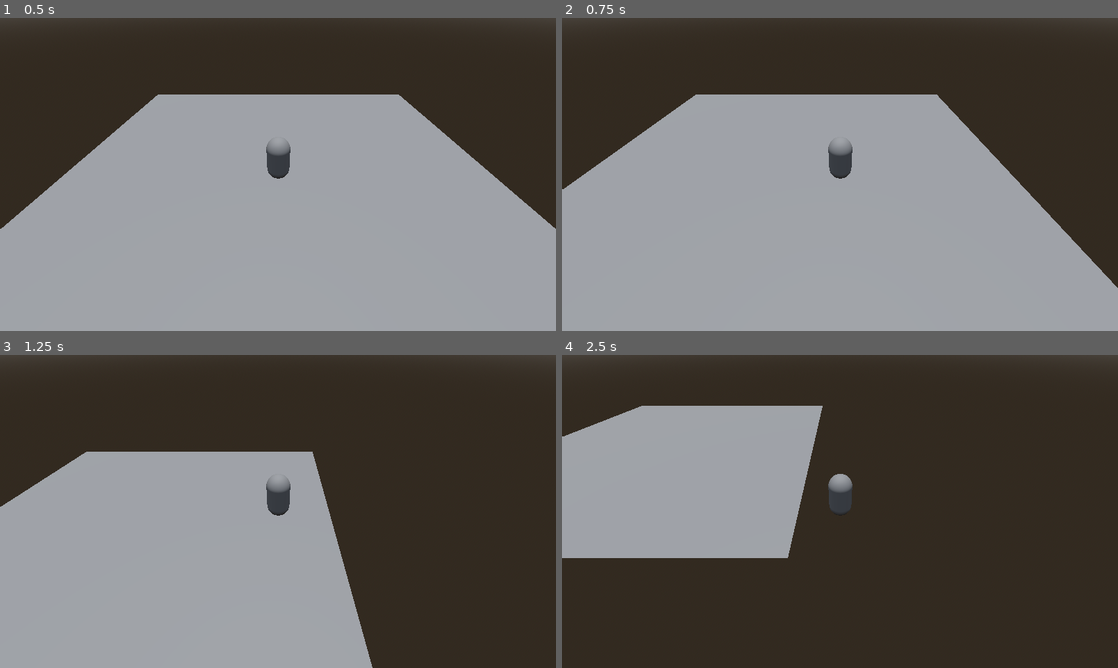
Above: before the commit, frames 1-4 (two rows, left to right).
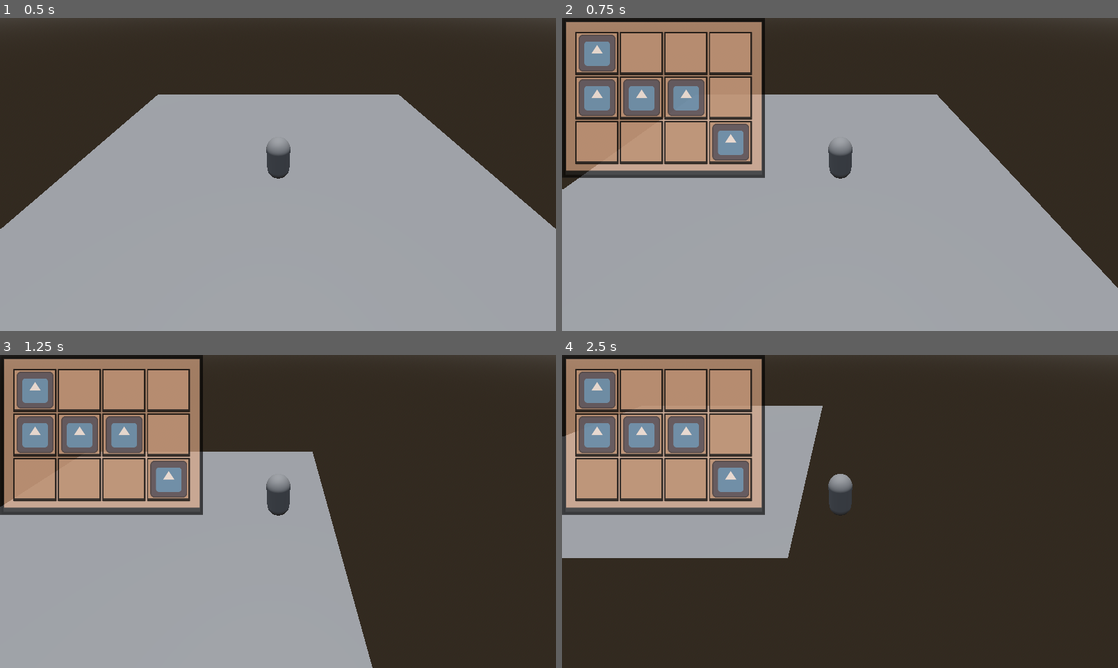
Above: after the commit, the same moments.

Repository: Alexoga9/3D3HJam
Game: Godot game, scene res://Nodes/Piso.tscn
Two runs of this game, one before a commit and one after it. Both use one fixed random seed, a clock stepped at 60 frames per second and the inputs below. The engine's default icon, where the game draws it, is replaced by a stand-in: a white triangle on a blue panel in a dark square.
Inputs:
- Up to frame 1 (0.5 s): no input
- Up to frame 2 (0.75 s): hold D (derecha) from 0.53 s (still down); tap Tab (tab, bound only after the commit) at 0.6 s
- Up to frame 3 (1.25 s): keep holding D (derecha); tap Space (salto) at 0.77 s
- Up to frame 4 (2.5 s): release D (derecha) at 1.28 s; hold S (abajo) 1.28-2.03 s; tap Tab (tab, bound only after the commit) at 1.35, 2.1 s; tap Space (salto) at 1.52 s; hold D (derecha) from 2.03 s (still down)

Frame 1 is identical in both runs. In frame 2, 17% of the frame differs, in the area x 0-37%, y 0-52%; in frame 3, 17%; in frame 4, 18%.

Commit message:
Inventario 1
Las bases del inventario

Diff:
--- /dev/null
+++ b/Assets/Texturas_de_prueba/rect1.svg
@@ -0,0 +1,58 @@
+<?xml version="1.0" encoding="UTF-8" standalone="no"?>
+<!-- Created with Inkscape (http://www.inkscape.org/) -->
+
+<svg
+   width="97.895828mm"
+   height="97.895836mm"
+   viewBox="0 0 97.895828 97.895836"
+   version="1.1"
+   id="svg1"
+   xmlns:inkscape="http://www.inkscape.org/namespaces/inkscape"
+   xmlns:sodipodi="http://sodipodi.sourceforge.net/DTD/sodipodi-0.dtd"
+   xmlns="http://www.w3.org/2000/svg"
+   xmlns:svg="http://www.w3.org/2000/svg">
+  <sodipodi:namedview
+     id="namedview1"
+     pagecolor="#ffffff"
+     bordercolor="#000000"
+     borderopacity="0.25"
+     inkscape:showpageshadow="2"
+     inkscape:pageopacity="0.0"
+     inkscape:pagecheckerboard="0"
+     inkscape:deskcolor="#d1d1d1"
+     inkscape:document-units="mm"
+     inkscape:export-bgcolor="#ffffff00" />
+  <defs
+     id="defs1" />
+  <g
+     inkscape:label="Capa 1"
+     inkscape:groupmode="layer"
+     id="layer1">
+    <rect
+       style="display:inline;fill:#000000;stroke:#1a1a1a;stroke-width:0.258332"
+       id="rect1"
+       width="97.637505"
+       height="97.637505"
+       x="0.12916611"
+       y="0.12916611"
+       inkscape:label="Negro"
+       inkscape:export-filename="rect1.png"
+       inkscape:export-xdpi="25.945946"
+       inkscape:export-ydpi="25.945946" />
+    <rect
+       style="fill:#deaa87;stroke:#1a1a1a;stroke-width:0.271441"
+       id="rect2"
+       width="92.332726"
+       height="92.332726"
+       x="2.7815537"
+       y="2.7815537"
+       inkscape:label="Relleno" />
+    <rect
+       style="fill:#1a1a1a;fill-opacity:1;stroke:#1a1a1a;stroke-width:0.299918;stroke-opacity:0"
+       id="rect3"
+       width="92.407043"
+       height="3.4017692"
+       x="2.7326365"
+       y="91.756874" />
+  </g>
+</svg>
--- /dev/null
+++ b/Assets/Texturas_de_prueba/tronco.tres
@@ -0,0 +1,4 @@
+[gd_resource type="StandardMaterial3D" format=3 uid="uid://cbcebpm11surp"]
+
+[resource]
+albedo_color = Color(0.455296, 0.175884, 0.0181369, 1)
--- /dev/null
+++ b/Nodes/Items/tronco.tscn
@@ -0,0 +1,10 @@
+[gd_scene load_steps=3 format=3 uid="uid://dwfq28toiy2p"]
+
+[ext_resource type="Material" uid="uid://cbcebpm11surp" path="res://Assets/Texturas_de_prueba/tronco.tres" id="1_7xqio"]
+
+[sub_resource type="CapsuleMesh" id="CapsuleMesh_4bdst"]
+material = ExtResource("1_7xqio")
+
+[node name="Tronco" type="MeshInstance3D"]
+transform = Transform3D(-4.37114e-08, -1, 0, 1, -4.37114e-08, 0, 0, 0, 1, 0, 0, 0)
+mesh = SubResource("CapsuleMesh_4bdst")
--- /dev/null
+++ b/Nodes/celdas.tscn
@@ -0,0 +1,20 @@
+[gd_scene load_steps=4 format=3 uid="uid://b8s5at5fkyvow"]
+
+[ext_resource type="Texture2D" uid="uid://cg0h2a86o24s0" path="res://Assets/Texturas_de_prueba/rect1.svg" id="1_8ggtn"]
+[ext_resource type="Script" path="res://Scripts/celdas.gd" id="1_mjq7k"]
+[ext_resource type="Texture2D" uid="uid://cy3qem3aahpkn" path="res://Assets/icon.svg" id="3_11es8"]
+
+[node name="Celdas" type="Panel"]
+custom_minimum_size = Vector2(150, 150)
+offset_right = 100.0
+offset_bottom = 100.0
+script = ExtResource("1_mjq7k")
+
+[node name="Sprite2D" type="Sprite2D" parent="."]
+scale = Vector2(0.4, 0.402703)
+texture = ExtResource("1_8ggtn")
+centered = false
+
+[node name="Item_display" type="Sprite2D" parent="."]
+position = Vector2(75, 73)
+texture = ExtResource("3_11es8")
--- /dev/null
+++ b/Nodes/inventario.tscn
@@ -0,0 +1,86 @@
+[gd_scene load_steps=4 format=3 uid="uid://bjs0wcowldgf8"]
+
+[ext_resource type="Script" path="res://Scripts/inventario.gd" id="1_70bl5"]
+[ext_resource type="Texture2D" uid="uid://cg0h2a86o24s0" path="res://Assets/Texturas_de_prueba/rect1.svg" id="2_u0ra3"]
+[ext_resource type="PackedScene" uid="uid://b8s5at5fkyvow" path="res://Nodes/celdas.tscn" id="3_hjcl6"]
+
+[node name="Inventario" type="Control"]
+modulate = Color(1, 1, 1, 0.643137)
+custom_minimum_size = Vector2(700, 500)
+layout_mode = 3
+anchors_preset = 8
+anchor_left = 0.5
+anchor_top = 0.5
+anchor_right = 0.5
+anchor_bottom = 0.5
+offset_left = -350.0
+offset_top = -250.0
+offset_right = 350.0
+offset_bottom = 300.0
+grow_horizontal = 2
+grow_vertical = 2
+script = ExtResource("1_70bl5")
+
+[node name="ColorRect" type="NinePatchRect" parent="."]
+layout_mode = 1
+anchors_preset = 15
+anchor_right = 1.0
+anchor_bottom = 1.0
+grow_horizontal = 2
+grow_vertical = 2
+texture = ExtResource("2_u0ra3")
+patch_margin_left = 10
+patch_margin_top = 10
+patch_margin_right = 10
+patch_margin_bottom = 20
+
+[node name="GridContainer" type="GridContainer" parent="ColorRect"]
+layout_mode = 1
+anchors_preset = 8
+anchor_left = 0.5
+anchor_top = 0.5
+anchor_right = 0.5
+anchor_bottom = 0.5
+offset_left = -306.0
+offset_top = -229.0
+offset_right = 306.0
+offset_bottom = 229.0
+grow_horizontal = 2
+grow_vertical = 2
+columns = 4
+
+[node name="Celdas1" parent="ColorRect/GridContainer" instance=ExtResource("3_hjcl6")]
+layout_mode = 2
+
+[node name="Celdas2" parent="ColorRect/GridContainer" instance=ExtResource("3_hjcl6")]
+layout_mode = 2
+
+[node name="Celdas3" parent="ColorRect/GridContainer" instance=ExtResource("3_hjcl6")]
+layout_mode = 2
+
+[node name="Celdas4" parent="ColorRect/GridContainer" instance=ExtResource("3_hjcl6")]
+layout_mode = 2
+
+[node name="Celdas5" parent="ColorRect/GridContainer" instance=ExtResource("3_hjcl6")]
+layout_mode = 2
+
+[node name="Celdas6" parent="ColorRect/GridContainer" instance=ExtResource("3_hjcl6")]
+layout_mode = 2
+
+[node name="Celdas7" parent="ColorRect/GridContainer" instance=ExtResource("3_hjcl6")]
+layout_mode = 2
+
+[node name="Celdas8" parent="ColorRect/GridContainer" instance=ExtResource("3_hjcl6")]
+layout_mode = 2
+
+[node name="Celdas9" parent="ColorRect/GridContainer" instance=ExtResource("3_hjcl6")]
+layout_mode = 2
+
+[node name="Celdas10" parent="ColorRect/GridContainer" instance=ExtResource("3_hjcl6")]
+layout_mode = 2
+
+[node name="Celdas11" parent="ColorRect/GridContainer" instance=ExtResource("3_hjcl6")]
+layout_mode = 2
+
+[node name="Celdas12" parent="ColorRect/GridContainer" instance=ExtResource("3_hjcl6")]
+layout_mode = 2
--- a/Nodes/personaje.tscn
+++ b/Nodes/personaje.tscn
@@ -1,7 +1,9 @@
-[gd_scene load_steps=5 format=3 uid="uid://ratdr4d362uo"]
+[gd_scene load_steps=7 format=3 uid="uid://ratdr4d362uo"]
 
 [ext_resource type="Script" path="res://Scripts/personaje.gd" id="1_dkyx7"]
+[ext_resource type="Resource" uid="uid://cw7pwscbynb1x" path="res://Recursos/Inventario_personaje.tres" id="2_mfikh"]
 [ext_resource type="PackedScene" uid="uid://c2xuukuqt1uw6" path="res://Nodes/UI/pausa.tscn" id="2_vq5m4"]
+[ext_resource type="PackedScene" uid="uid://bjs0wcowldgf8" path="res://Nodes/inventario.tscn" id="4_ik3ts"]
 
 [sub_resource type="CapsuleMesh" id="CapsuleMesh_3f2ue"]
 
@@ -11,6 +13,7 @@
 script = ExtResource("1_dkyx7")
 velocidad_de_movimiento = 20
 velocidad_salto = 20
+inventario = ExtResource("2_mfikh")
 
 [node name="MeshInstance3D" type="MeshInstance3D" parent="."]
 mesh = SubResource("CapsuleMesh_3f2ue")
@@ -24,3 +27,16 @@
 
 [node name="Pausa" parent="Camera3D" instance=ExtResource("2_vq5m4")]
 visible = false
+
+[node name="Inventario" parent="." instance=ExtResource("4_ik3ts")]
+anchors_preset = 0
+anchor_left = 0.0
+anchor_top = 0.0
+anchor_right = 0.0
+anchor_bottom = 0.0
+offset_left = 0.0
+offset_top = 0.0
+offset_right = 700.0
+offset_bottom = 550.0
+grow_horizontal = 1
+grow_vertical = 1
--- /dev/null
+++ b/Recursos/Inventario_personaje.tres
@@ -0,0 +1,9 @@
+[gd_resource type="Resource" script_class="Inventario" load_steps=4 format=3 uid="uid://cw7pwscbynb1x"]
+
+[ext_resource type="Script" path="res://Recursos/Items/item_en_inventario.gd" id="1_gaejg"]
+[ext_resource type="Resource" uid="uid://d4jq6y34clyx5" path="res://Recursos/Items/Tronco.tres" id="2_s6c3t"]
+[ext_resource type="Script" path="res://Recursos/inventario.gd" id="2_su0nr"]
+
+[resource]
+script = ExtResource("2_su0nr")
+items = Array[ExtResource("1_gaejg")]([ExtResource("2_s6c3t"), null, null, null, ExtResource("2_s6c3t"), ExtResource("2_s6c3t"), ExtResource("2_s6c3t"), null, null, null, null, ExtResource("2_s6c3t")])
--- /dev/null
+++ b/Recursos/Items/Tronco.tres
@@ -0,0 +1,9 @@
+[gd_resource type="Resource" script_class="item_en_inventario" load_steps=3 format=3 uid="uid://d4jq6y34clyx5"]
+
+[ext_resource type="Script" path="res://Recursos/Items/item_en_inventario.gd" id="1_rvdvm"]
+[ext_resource type="Texture2D" uid="uid://cy3qem3aahpkn" path="res://Assets/icon.svg" id="2_mqqag"]
+
+[resource]
+script = ExtResource("1_rvdvm")
+name = "Tronco"
+texture = ExtResource("2_mqqag")
--- /dev/null
+++ b/Recursos/Items/item_en_inventario.gd
@@ -0,0 +1,6 @@
+extends Resource
+
+class_name item_en_inventario
+
+@export var name: String = ""
+@export var texture: Texture2D
--- /dev/null
+++ b/Recursos/inventario.gd
@@ -0,0 +1,5 @@
+extends Resource
+
+class_name Inventario
+
+@export var items: Array[item_en_inventario]
--- /dev/null
+++ b/Scripts/celdas.gd
@@ -0,0 +1,11 @@
+extends Panel
+
+@onready var item_display: Sprite2D = $Item_display
+
+
+func actualizar(item: item_en_inventario):
+	if !item:
+		item_display.visible = false
+	else:
+		item_display.visible = true
+		item_display.texture = item.texture
--- /dev/null
+++ b/Scripts/inventario.gd
@@ -0,0 +1,24 @@
+extends Control
+
+@onready var inventario: Inventario = preload("res://Recursos/Inventario_personaje.tres")
+@onready var celdas: Array = $ColorRect/GridContainer.get_children()
+
+var abierto = false
+# Called when the node enters the scene tree for the first time.
+func _ready():
+	abierto = false
+	celdas_actualizadas()
+
+
+func celdas_actualizadas():
+	for i in range(min(inventario.items.size(), celdas.size())):
+		celdas[i].actualizar(inventario.items[i])
+
+# Called every frame. 'delta' is the elapsed time since the previous frame.
+func _process(_delta):
+	if abierto:
+		show()
+	else:
+		hide()
+	if Input.is_action_just_pressed("tab"):
+		abierto = !abierto
--- a/Scripts/personaje.gd
+++ b/Scripts/personaje.gd
@@ -3,6 +3,8 @@
 
 @export var velocidad_de_movimiento: int
 @export var velocidad_salto: int
+
+@export var inventario : Inventario
 
 func _physics_process(delta):
 	movimiento_personaje()
--- a/project.godot
+++ b/project.godot
@@ -35,6 +35,7 @@
 folder_colors={
 "res://Assets/": "orange",
 "res://Nodes/": "blue",
+"res://Recursos/": "yellow",
 "res://Scripts/": "gray"
 }
 
@@ -74,3 +75,8 @@
 "events": [Object(InputEventKey,"resource_local_to_scene":false,"resource_name":"","device":-1,"window_id":0,"alt_press …(191 unchanged characters)…
 ]
 }
+tab={
+"deadzone": 0.5,
+"events": [Object(InputEventKey,"resource_local_to_scene":false,"resource_name":"","device":-1,"window_id":0,"alt_pressed":false,"shift_pressed":false,"ctrl_pressed":false,"meta_pressed":false,"pressed":false,"keycode":0,"physical_keycode":4194306,"key_label":0,"unicode":0,"location":0,"echo":false,"script":null)
+]
+}
Not shown, added: Assets/Texturas_de_prueba/rect1.svg.import
